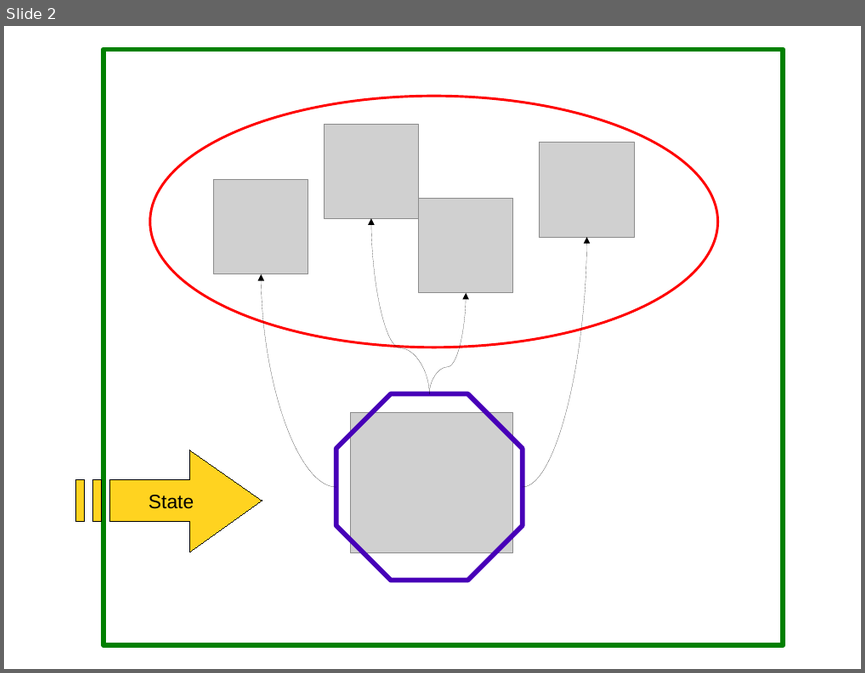
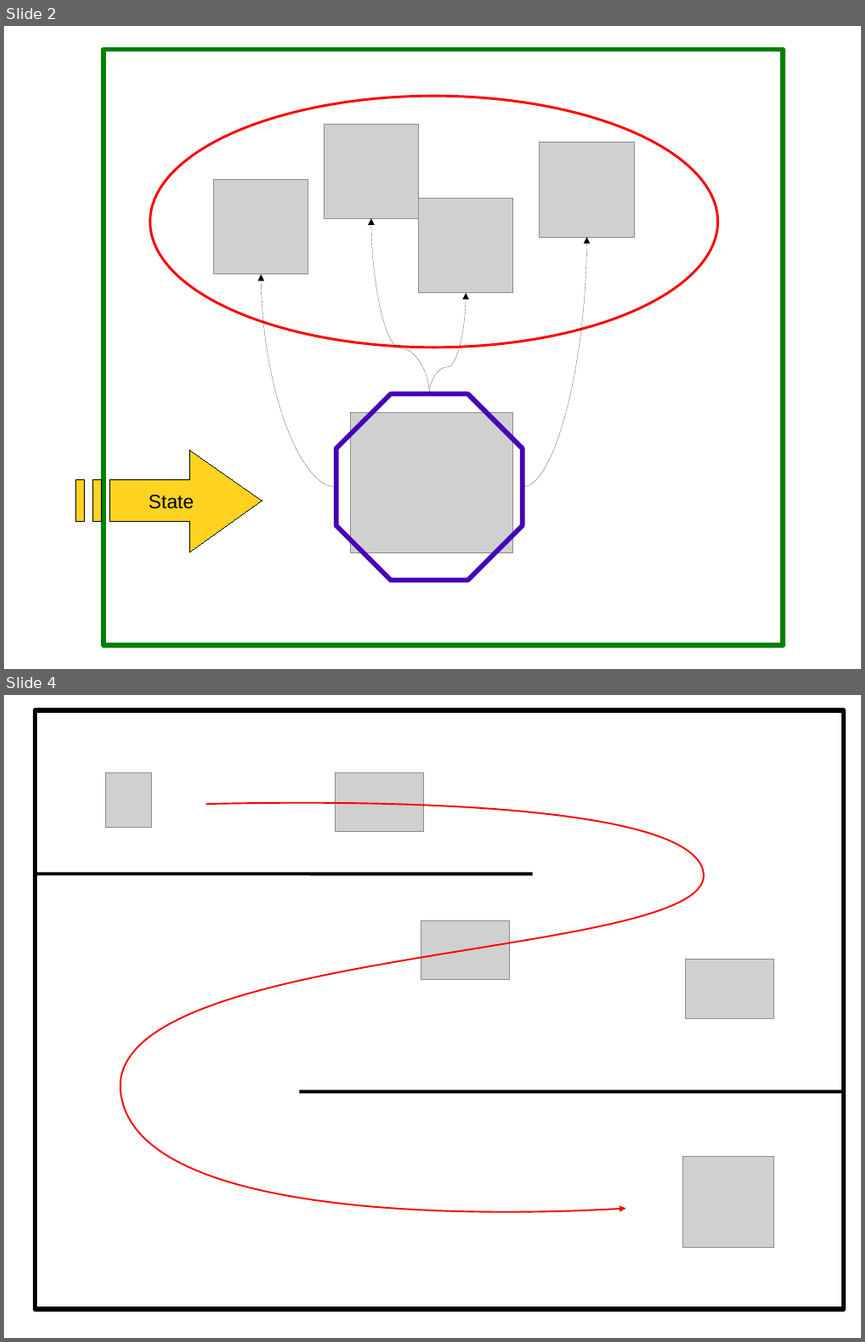
Before and after one commit to hodaig/MSc-thesis-final, a slide deck: beamer_img/componentFigures.odp. Shown one above the other, each under a label of ours: slide 2 before the commit, slides 2 and 4 after it; the slides between them are not shown. The pictures are 865x673 and 865x1342 pixels, drawn with LibreOffice and Linux fonts; fonts in the diff are those of the drawing; grey boxes stand for pictures. Boxes give left, top, right and bottom in pixels: in the first picture for what was removed or moved away, otherwise in the second. Text is boxed around its words. In the diff, an @@ line names an element or a change of style, - is before the commit and + after.

```diff
--- a/beamer_img/componentFigures.odp
+++ b/beamer_img/componentFigures.odp
@@ slide 4 added at (4,695,861,1338), background #FFFFFF @@
@@ rectangle added at (35,710,844,1310), outline #000000 4.51 pt @@
@@ picture added at (106,772,152,827) @@
@@ picture added at (336,772,424,832) @@
@@ freeform shape added at (120,803,704,1211), outline #FF0000 1.5 pt @@
@@ line added from (35, 873) to (533, 873), #000000 3 pt @@
@@ picture added at (420,920,510,980) @@
@@ picture added at (685,959,774,1019) @@
@@ line added from (844, 1091) to (300, 1091), #000000 3 pt @@
@@ picture added at (683,1157,774,1247) @@
```
Also in this commit, not shown: 1 slide changed, 3 other files.
